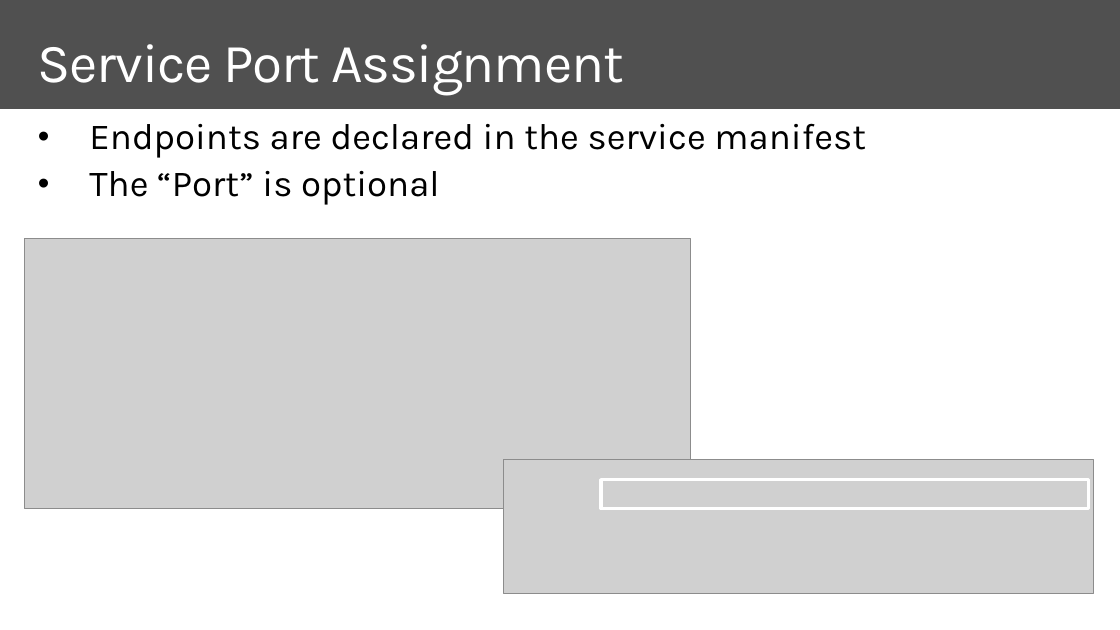
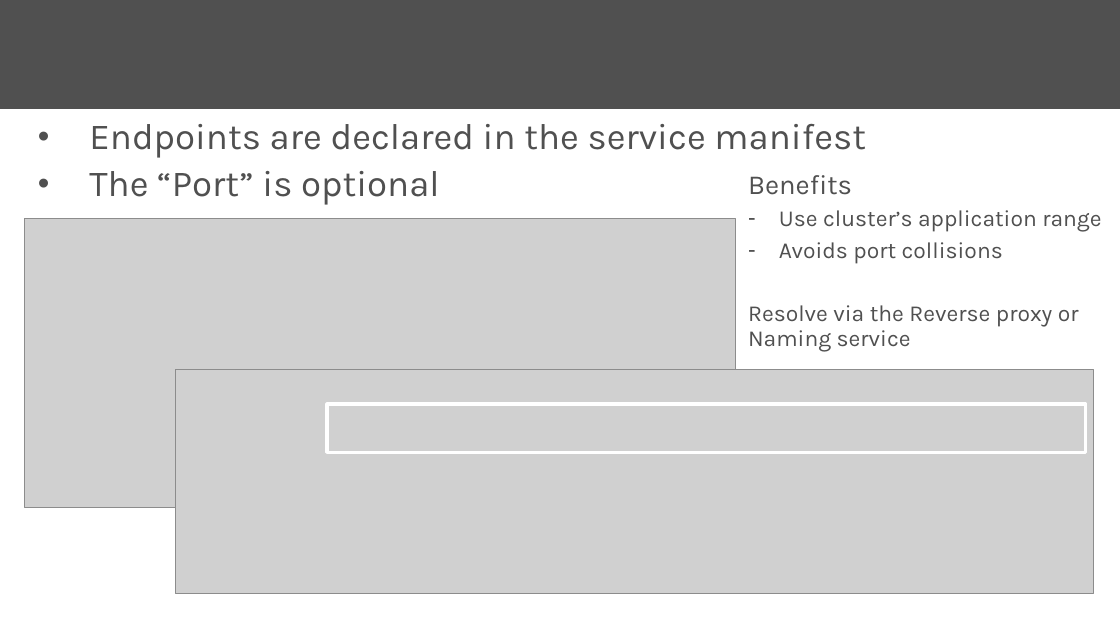
Before and after one commit to brentstineman/PersonalStuff, a slide deck: slide 18 of Presentations/Service Fabric/ServiceFabric - Real World.pptx. Drawn at 1120x630 pixels with LibreOffice and Linux fonts; fonts in the diff are those of the drawing; grey boxes stand for pictures. Boxes give left, top, right and bottom in pixels: in the first picture for what was removed or moved away, otherwise in the second. Text is boxed around its words. In the diff, an @@ line names an element or a change of style, - is before the commit and + after.

Commit message:
Added updated cluster template to be used with the certificates, updated presentation and associated readme

```diff
--- a/Presentations/Service Fabric/ServiceFabric - Real World.pptx
+++ b/Presentations/Service Fabric/ServiceFabric - Real World.pptx
@@ title removed at <box>38,44,623,96</box> @@
-Service Port Assignment
@@ text "Endpoints are declared in the ..." at <box>89,124,866,205</box>: text colour #000000 to #505050 @@
@@ text added at <box>748,175,1101,352</box>, 20 pt, text #505050 @@
+Benefits
+– Use cluster’s application range
+– Avoids port collisions
+Resolve via the Reverse proxy or Naming service
@@ picture: place and size @@
-picture at <box>25,239,691,509</box>
+picture at <box>25,219,736,507</box>
@@ picture: place and size @@
-picture at <box>504,459,1094,594</box>
+picture at <box>175,370,1093,594</box>
@@ rectangle: place and size @@
-rectangle at <box>601,479,1089,508</box>
+rectangle at <box>327,404,1085,453</box>
```
Also in this commit, not shown: 9 other slides changed, 2 other files.
